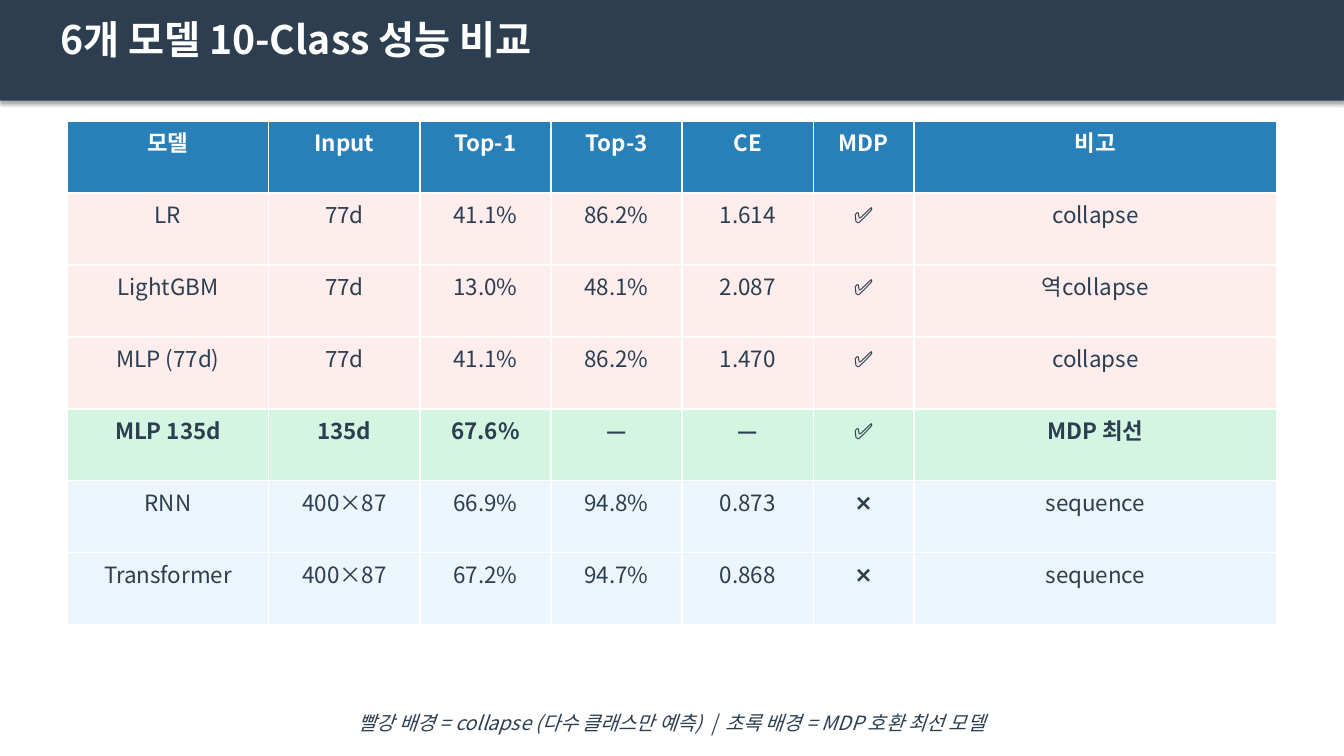
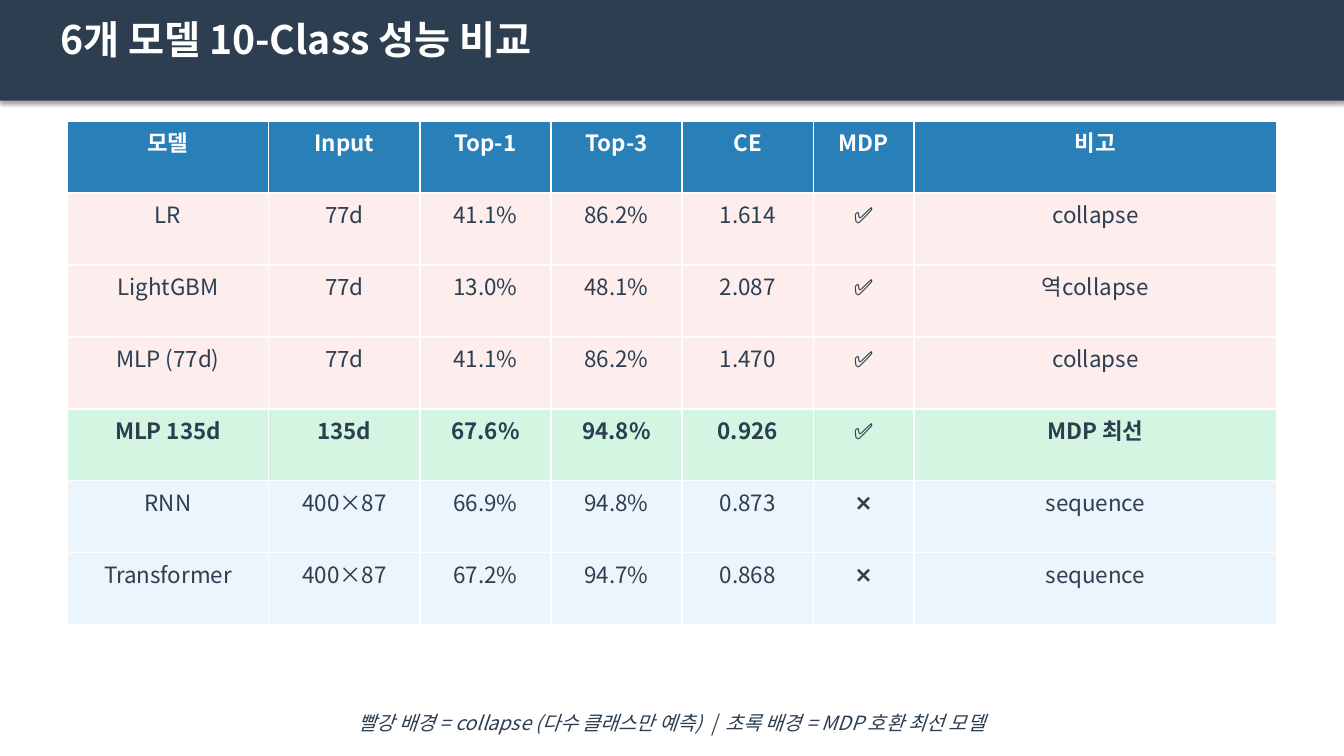
Before and after one commit to Pitcheezy/transition-models, a slide deck: slide 2 of outputs/presentations/10class_comparison.pptx. Drawn at 1344x756 pixels with LibreOffice and Linux fonts; fonts in the diff are those of the drawing. Boxes give left, top, right and bottom in pixels: in the first picture for what was removed or moved away, otherwise in the second. Text is boxed around its words. In the diff, an @@ line names an element or a change of style, - is before the commit and + after.

```diff
--- a/outputs/presentations/10class_comparison.pptx
+++ b/outputs/presentations/10class_comparison.pptx
@@ table at box(68, 121, 1277, 625) @@
-row 5, column 4: —
+row 5, column 4: 94.8%
-row 5, column 5: —
+row 5, column 5: 0.926
```
Also in this commit, not shown: 1 other file.
